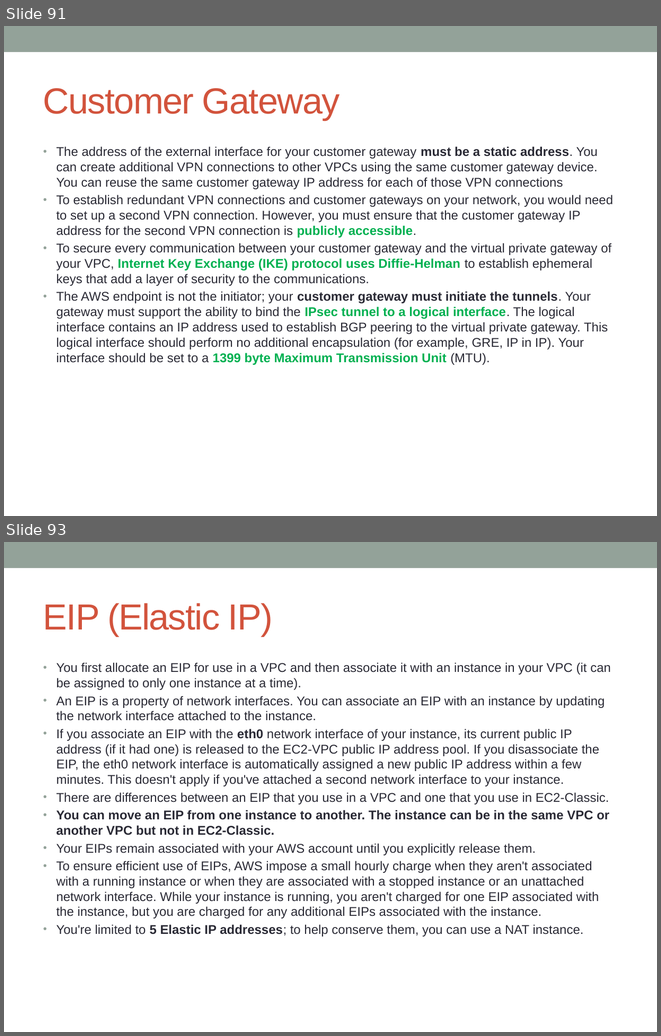
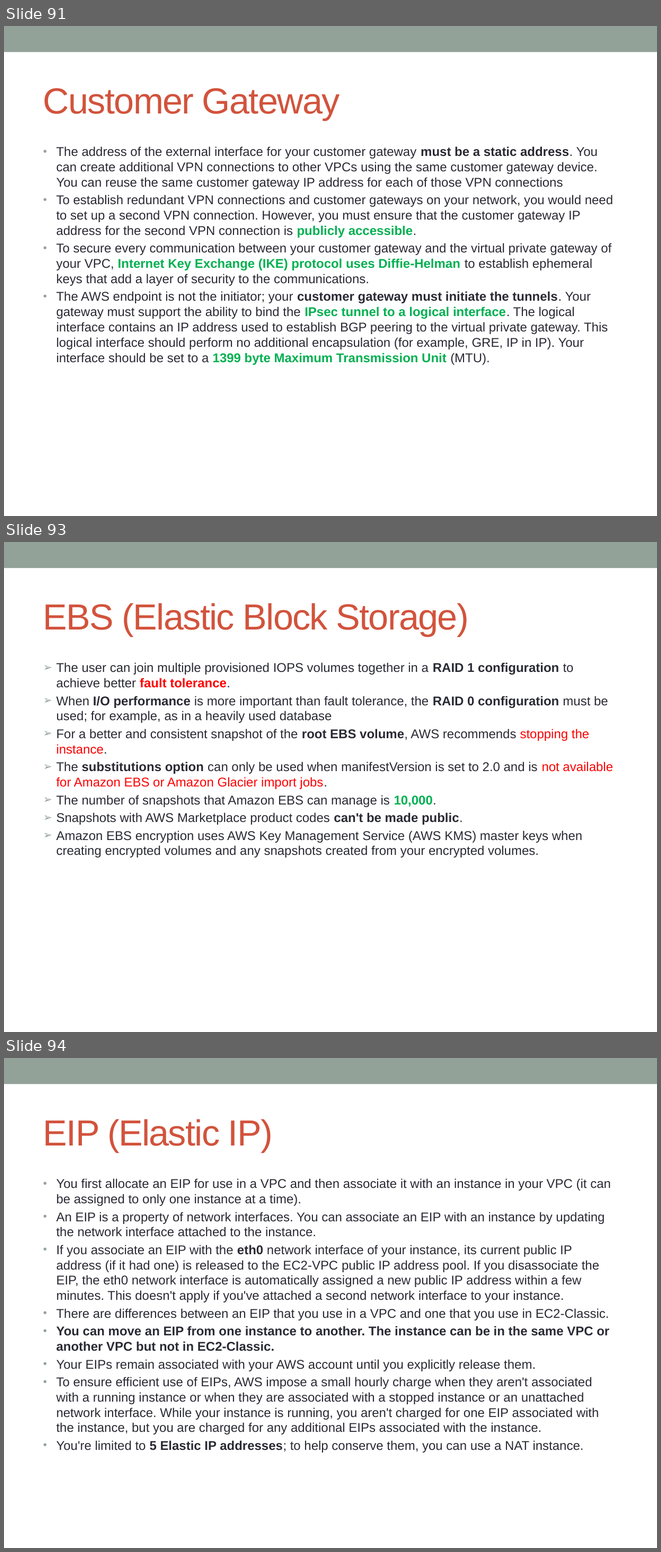
Before and after one commit to notionquest/ProjectDocumentation, a slide deck: AWS_Solution_Architect.pptx. Shown one above the other, each under a label of ours: slides 91 and 93 before the commit, slides 91, 93 and 94 after it; the slides between them are not shown. The pictures are 661x1036 and 661x1552 pixels, drawn with LibreOffice and Linux fonts; fonts in the diff are those of the drawing. Boxes give left, top, right and bottom in pixels: in the first picture for what was removed or moved away, otherwise in the second. Text is boxed around its words. In the diff, an @@ line names an element or a change of style, - is before the commit and + after.

```diff
--- a/AWS_Solution_Architect.pptx
+++ b/AWS_Solution_Architect.pptx
@@ slide 93 added at box(4, 542, 657, 1032), background #FFFFFF; not listed: 1 template element that a slide beside it also shows @@
@@ title added at box(43, 603, 469, 636), 40 pt, text #D2533C @@
+EBS (Elastic Block Storage)
@@ text added at box(56, 662, 613, 857), 14 pt, text #292934 @@
+➢ The user can join multiple provisioned IOPS volumes together in a RAID 1 configuration to achieve better fault tolerance.
+➢ When I/O performance is more important than fault tolerance, the RAID 0 configuration must be used; for example, as in a heavily used database
+➢ For a better and consistent snapshot of the root EBS volume, AWS recommends stopping the instance.
+➢ The substitutions option can only be used when manifestVersion is set to 2.0 and is not available for Amazon EBS or Amazon Glacier import jobs.
+➢ The number of snapshots that Amazon EBS can manage is 10,000.
+➢ Snapshots with AWS Marketplace product codes can't be made public.
+➢ Amazon EBS encryption uses AWS Key Management Service (AWS KMS) master keys when creating encrypted volumes and any snapshots created from your encrypted volumes.
@@ what was slide 93 is now slide 94 @@
```
Also in this commit, not shown: 2 slides changed.
